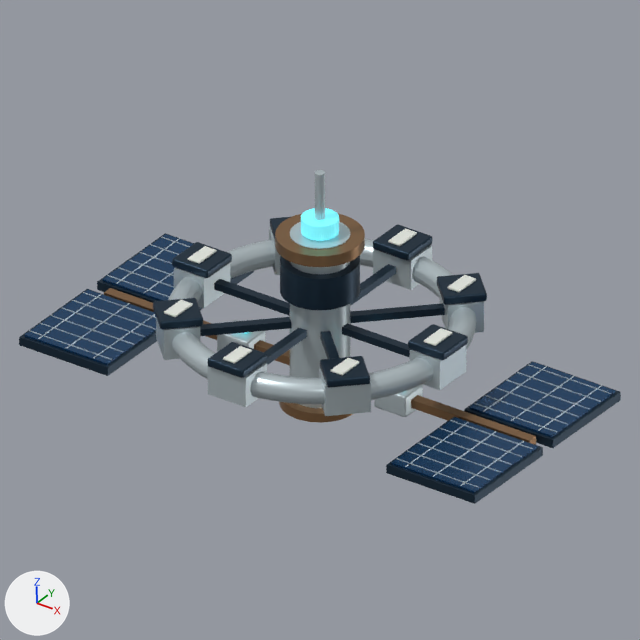
Before and after pictures for a commit that changed the Blender file space-battleship/art_sources/orbital/auto_explore.blend.
Camera for both pictures: the file's camera 'StudioCamera'. The lights are fixed; the arrows at lower left show +X, +Y and +Z. The picture after the commit comes second.

The first picture shows 'AnimatedHardware', 'StaticHull'.
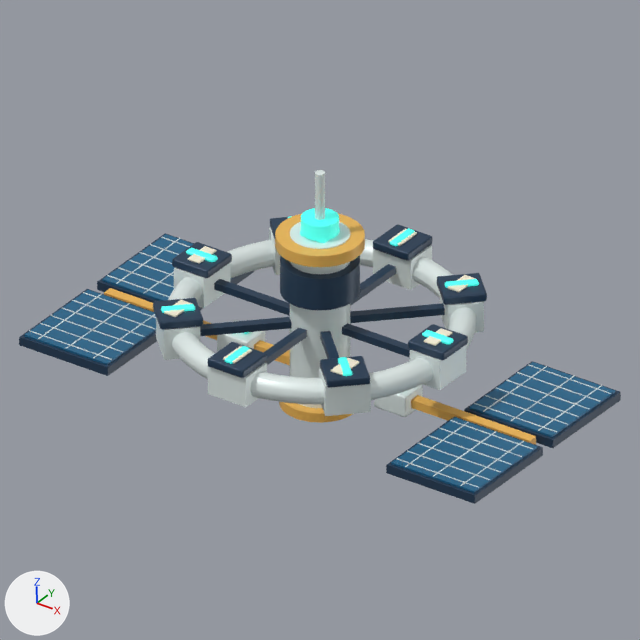
The change, as a diff of the scene's bpy script:
```diff
--- a/space-battleship/art_sources/orbital/auto_explore.blend.py
+++ b/space-battleship/art_sources/orbital/auto_explore.blend.py
@@ mat_01_ceramic_titanium @@
 mat_01_ceramic_titanium = principled_material('01 Ceramic titanium')
-mat_01_ceramic_titanium.base_color = (0.533, 0.617, 0.651)  # light grey #c1ced3
-mat_01_ceramic_titanium.metallic = 0.48
+mat_01_ceramic_titanium.base_color = (0.791, 0.88, 0.863)  # white #e6f1ef
+mat_01_ceramic_titanium.metallic = 0.12
 mat_01_ceramic_titanium.roughness = 0.32
@@ mat_02_structural_graphite @@
 mat_02_structural_graphite.base_color = (0.0168, 0.0409, 0.0704)  # dark blue #23394b
-mat_02_structural_graphite.metallic = 0.72
+mat_02_structural_graphite.metallic = 0.12
 mat_02_structural_graphite.roughness = 0.39
@@ mat_03_copper_thermal_hardware @@
 mat_03_copper_thermal_hardware = principled_material('03 Copper thermal hardware')
-mat_03_copper_thermal_hardware.base_color = (0.319, 0.178, 0.0844)  # brown #997552
-mat_03_copper_thermal_hardware.metallic = 0.75
+mat_03_copper_thermal_hardware.base_color = (0.905, 0.497, 0.0976)  # orange #f4bb58
+mat_03_copper_thermal_hardware.metallic = 0.12
 mat_03_copper_thermal_hardware.roughness = 0.3
@@ mat_05_cyan_navigation_glass @@
 mat_05_cyan_navigation_glass = principled_material('05 Cyan navigation glass')
-mat_05_cyan_navigation_glass.base_color = (0.156, 0.716, 0.799)  # cyan #6edce7
+mat_05_cyan_navigation_glass.base_color = (0.0595, 0.823, 0.708)  # cyan #45eadb
 mat_05_cyan_navigation_glass.metallic = 0.25
 mat_05_cyan_navigation_glass.roughness = 0.24
-mat_05_cyan_navigation_glass.emission_color = (0.156, 0.716, 0.799)  # cyan #6edce7
-mat_05_cyan_navigation_glass.emission_strength = 0.8
+mat_05_cyan_navigation_glass.emission_color = (0.0595, 0.823, 0.708)  # cyan #45eadb
+mat_05_cyan_navigation_glass.emission_strength = 0.55
@@ mat_04_photovoltaic_glass @@
 mat_04_photovoltaic_glass = principled_material('04 Photovoltaic glass')
-mat_04_photovoltaic_glass.base_color = (0.00857, 0.0666, 0.175)  # dark blue #174974
-mat_04_photovoltaic_glass.metallic = 0.65
+mat_04_photovoltaic_glass.base_color = (0.016, 0.147, 0.292)  # blue #226b93
+mat_04_photovoltaic_glass.metallic = 0.25
 mat_04_photovoltaic_glass.roughness = 0.26
@@ mat_06_service_markings @@
 mat_06_service_markings = principled_material('06 Service markings')
-mat_06_service_markings.base_color = (0.839, 0.871, 0.807)  # white #ecf0e8
+mat_06_service_markings.base_color = (1.0, 0.939, 0.738)  # pale yellow #fff8df
 mat_06_service_markings.metallic = 0.18
-mat_06_service_markings.roughness = 0.46
+mat_06_service_markings.roughness = 0.42
@@ me_mesh_0_001 @@
 # used by ob_statichull; parent = ob_facility; location = (0.0, 0.0, 0.0)
-me_mesh_0_001.from_pydata(...)  # 3916 vertices, 4440 faces; spans x -3.47..3.47, y -1.59..1.59, z -1.25..2.12
+me_mesh_0_001.from_pydata(...)  # 3940 vertices, 4466 faces; spans x -3.47..3.47, y -1.59..1.59, z -1.25..2.12
+# me_mesh_0_001 part 1: a new loose piece of 24 vertices spanning x -0.19..0.19, y -0.19..0.19, z 1.17..1.33, in mat_05_cyan_navigation_glass (cyan #45eadb, glowing cyan #45eadb)
 me_mesh_0_001.materials.append(mat_01_ceramic_titanium)
@@ me_mesh_6_001 @@
 # used by ob_animatedhardware; parent = ob_motion; location = (0.0, 0.0, 0.0)
-me_mesh_6_001.from_pydata(...)  # 3769 vertices, 4140 faces; spans x -2.08..2.08, y -2.08..2.08, z -0.21..0.36
+me_mesh_6_001.from_pydata(...)  # 3961 vertices, 4348 faces; spans x -2.08..2.08, y -2.08..2.08, z -0.21..0.37
+# me_mesh_6_001 part 2: a new loose piece of 24 vertices spanning x 1.59..2.01, y -0.06..0.06, z 0.27..0.37, in mat_05_cyan_navigation_glass (cyan #45eadb, glowing cyan #45eadb)
+# me_mesh_6_001 part 3: a new loose piece of 24 vertices spanning x 1.09..1.45, y -1.45..-1.09, z 0.27..0.37, in mat_05_cyan_navigation_glass (cyan #45eadb, glowing cyan #45eadb)
+# me_mesh_6_001 part 4: a new loose piece of 24 vertices spanning x -0.06..0.06, y -2.01..-1.59, z 0.27..0.37, in mat_05_cyan_navigation_glass (cyan #45eadb, glowing cyan #45eadb)
+# me_mesh_6_001 part 5: a new loose piece of 24 vertices spanning x -1.45..-1.09, y -1.45..-1.09, z 0.27..0.37, in mat_05_cyan_navigation_glass (cyan #45eadb, glowing cyan #45eadb)
+# me_mesh_6_001 part 6: a new loose piece of 24 vertices spanning x -2.01..-1.59, y -0.06..0.06, z 0.27..0.37, in mat_05_cyan_navigation_glass (cyan #45eadb, glowing cyan #45eadb)
+# me_mesh_6_001 part 7: a new loose piece of 24 vertices spanning x -0.06..0.06, y 1.59..2.01, z 0.27..0.37, in mat_05_cyan_navigation_glass (cyan #45eadb, glowing cyan #45eadb)
+# me_mesh_6_001 part 8: a new loose piece of 24 vertices spanning x 1.09..1.45, y 1.09..1.45, z 0.27..0.37, in mat_05_cyan_navigation_glass (cyan #45eadb, glowing cyan #45eadb)
+# other edits to the shape of me_mesh_6_001 do not show in these pictures
 me_mesh_6_001.materials.append(mat_01_ceramic_titanium)
```

What differs and where, as boxes (x1, y1, x2, y2) in the pictures (640 x 640 px):
'StaticHull', recoloured, surface changed (dark blue to blue): (19, 170, 621, 504) in both
'AnimatedHardware', recoloured, surface changed, reshaped (lighter): before (153, 217, 487, 416); after (153, 216, 487, 416)
part 1 of me_mesh_0_001, added: after (300, 228, 340, 243)
part 2 of me_mesh_6_001, added: after (422, 330, 454, 344)
part 3 of me_mesh_6_001, added: after (338, 357, 352, 376)
part 4 of me_mesh_6_001, added: after (225, 346, 250, 364)
part 5 of me_mesh_6_001, added: after (161, 304, 195, 313)
part 6 of me_mesh_6_001, added: after (186, 248, 218, 262)
part 7 of me_mesh_6_001, added: after (390, 229, 415, 246)
part 8 of me_mesh_6_001, added: after (445, 279, 479, 288)
